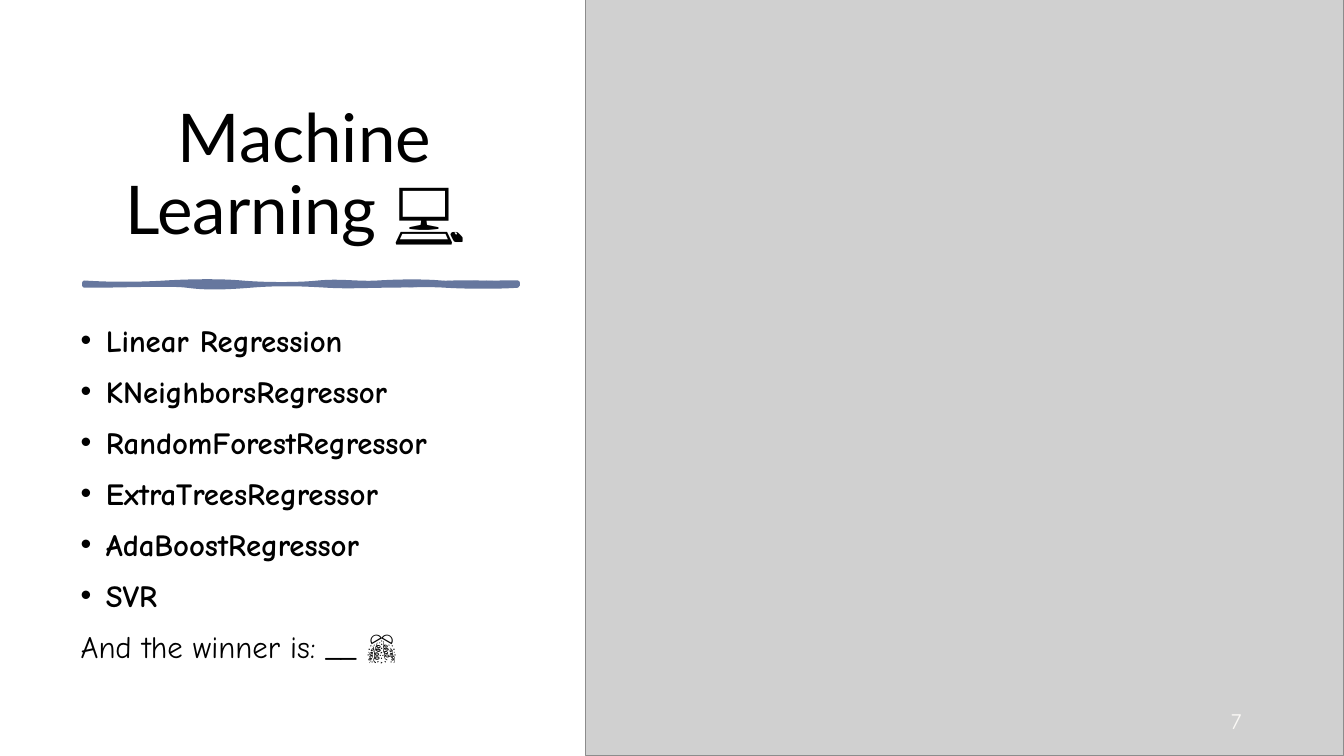
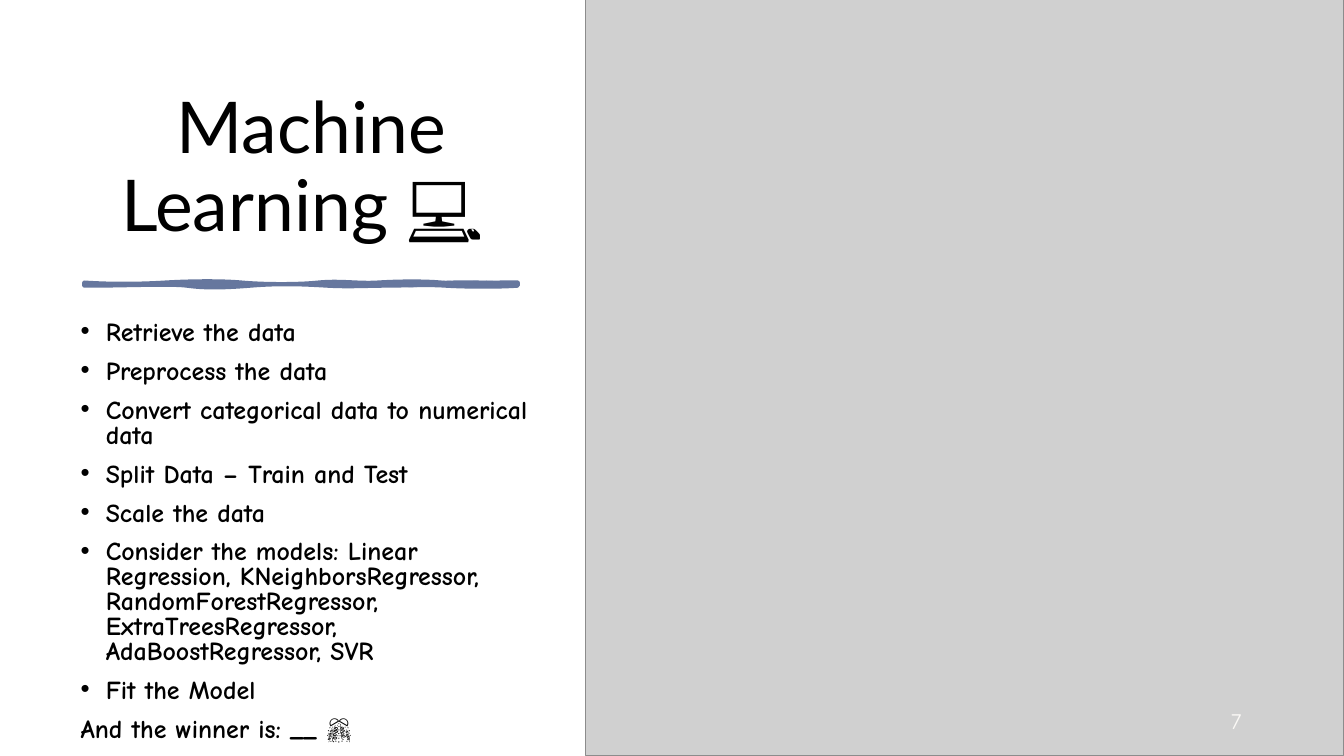
Before and after one commit to sudeshi1/WHUPL, a slide deck: slide 7 of WHUPL_PPT.pptx. Drawn at 1344x756 pixels with LibreOffice and Linux fonts; fonts in the diff are those of the drawing; grey boxes stand for pictures. Boxes give left, top, right and bottom in pixels: in the first picture for what was removed or moved away, otherwise in the second. Text is boxed around its words. In the diff, an @@ line names an element or a change of style, - is before the commit and + after.

```diff
--- a/WHUPL_PPT.pptx
+++ b/WHUPL_PPT.pptx
@@ title "Machine Learning 💻" moved from (x1=125, y1=112, x2=431, y2=247) to (x1=121, y1=100, x2=446, y2=244) @@
@@ title "Machine Learning 💻" at (x1=121, y1=100, x2=446, y2=244): size 48 to 51 pt @@
@@ text at (x1=106, y1=323, x2=527, y2=699): text changed; size 22 to 18.5 pt @@
-• Linear Regression
-• KNeighborsRegressor
-• RandomForestRegressor
-• ExtraTreesRegressor
-• AdaBoostRegressor
-• SVR
+• Retrieve the data
+• Preprocess the data
+• Convert categorical data to numerical data
+• Split Data – Train and Test
+• Scale the data
+• Consider the models: Linear Regression, KNeighborsRegressor, RandomForestRegressor, ExtraTreesRegressor, AdaBoostRegressor, SVR
+• Fit the Model
@@ text at (x1=81, y1=720, x2=281, y2=738): size 22 to 18.5 pt, bold on in "And the winner is: __ 🎊"; line spacing 1 to 0.8 @@
```
Also in this commit, not shown: 1 other slide changed.
